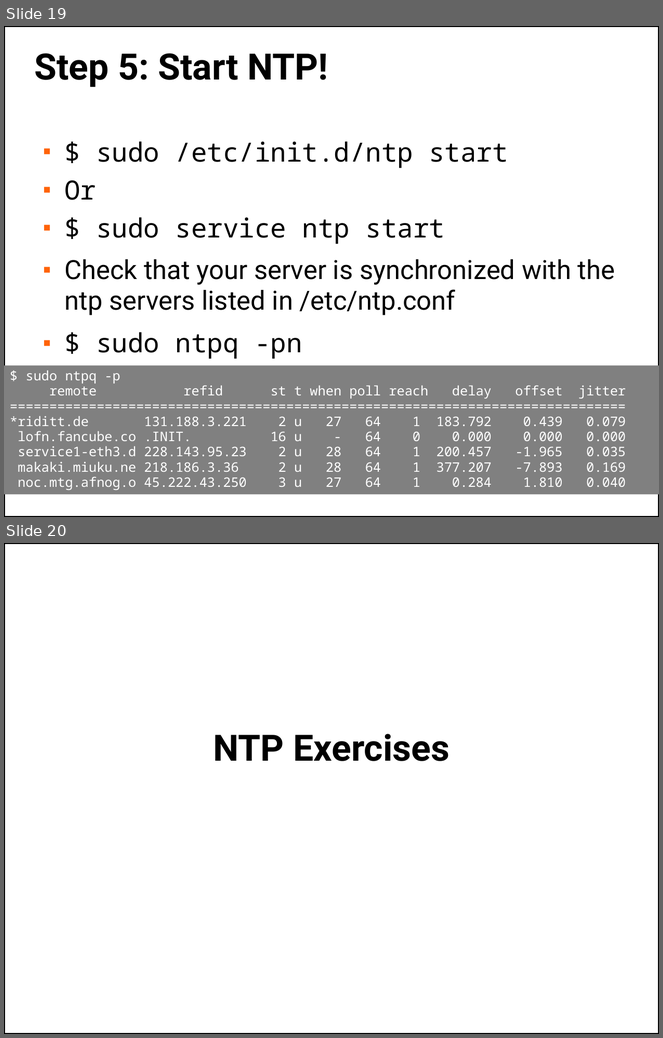
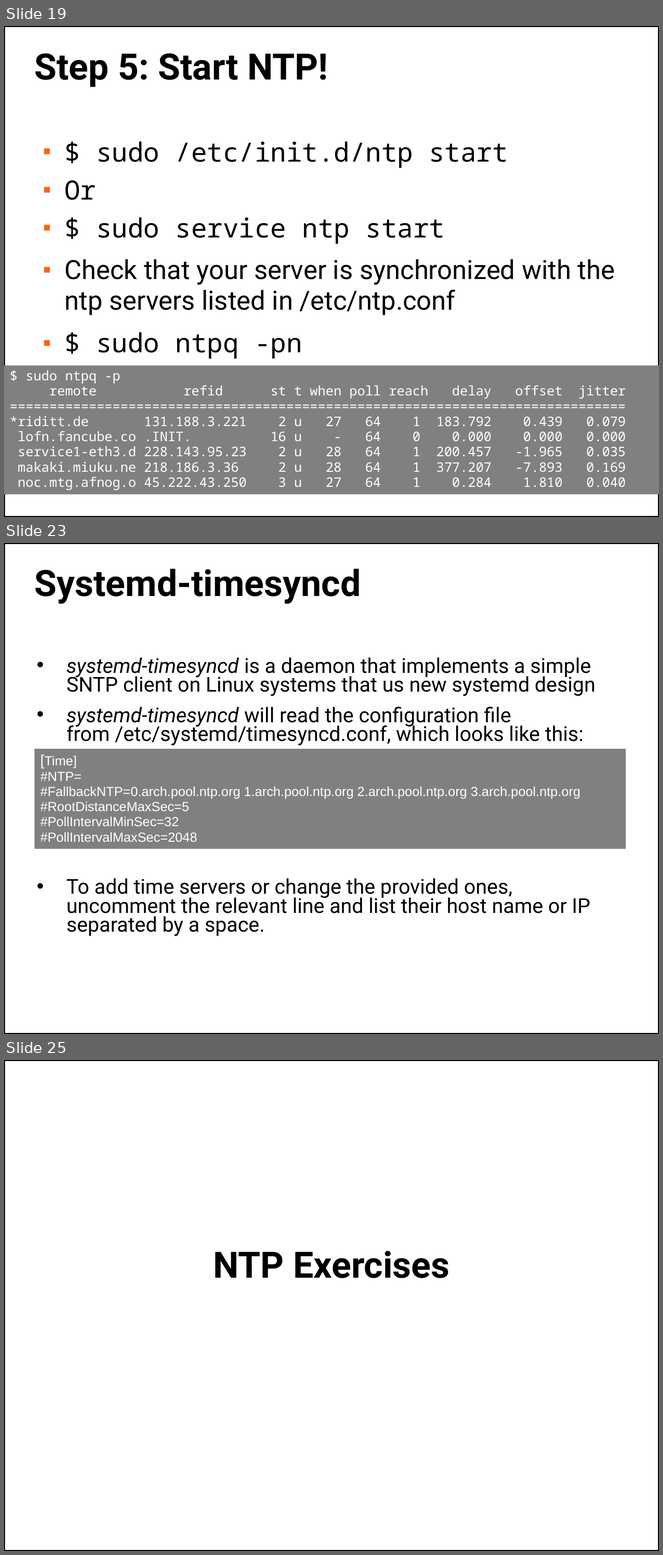
Before and after one commit to afnog/sse, a slide deck: ntp/ntp-service.pptx. Shown one above the other, each under a label of ours: slides 19 and 20 before the commit, slides 19, 23 and 25 after it; the slides between them are not shown. The pictures are 663x1038 and 663x1555 pixels, drawn with LibreOffice and Linux fonts; fonts in the diff are those of the drawing; background and template pictures are left out. Boxes give left, top, right and bottom in pixels: in the first picture for what was removed or moved away, otherwise in the second. Text is boxed around its words. In the diff, an @@ line names an element or a change of style, - is before the commit and + after.

```diff
--- a/ntp/ntp-service.pptx
+++ b/ntp/ntp-service.pptx
@@ slide 23 added at (4, 543, 659, 1034), background picture (left out); not listed: 1 template element that a slide beside it also shows @@
@@ title added at (35, 568, 361, 604), 44 pt, text #000000, bold @@
+Systemd-timesyncd
@@ text added at (66, 657, 596, 937), 24.8 pt, text #000000 @@
+• systemd-timesyncd is a daemon that implements a simple SNTP client on Linux systems that us new systemd design
+• systemd-timesyncd will read the configuration file from /etc/systemd/timesyncd.conf, which looks like this:
+• To add time servers or change the provided ones, uncomment the relevant line and list their host name or IP separated by a space.
@@ rectangle added at (34, 749, 626, 849), fill #808080, 16 pt, text #FFFFFF @@
+[Time]
+#NTP=
+#FallbackNTP=0.arch.pool.ntp.org 1.arch.pool.ntp.org 2.arch.pool.ntp.org 3.arch.pool.ntp.org
+#RootDistanceMaxSec=5
+#PollIntervalMinSec=32
+#PollIntervalMaxSec=2048
@@ what was slide 20 is now slide 25 @@
```
Also in this commit, not shown: 2 slides changed, 4 other slides added, 1 other file.
